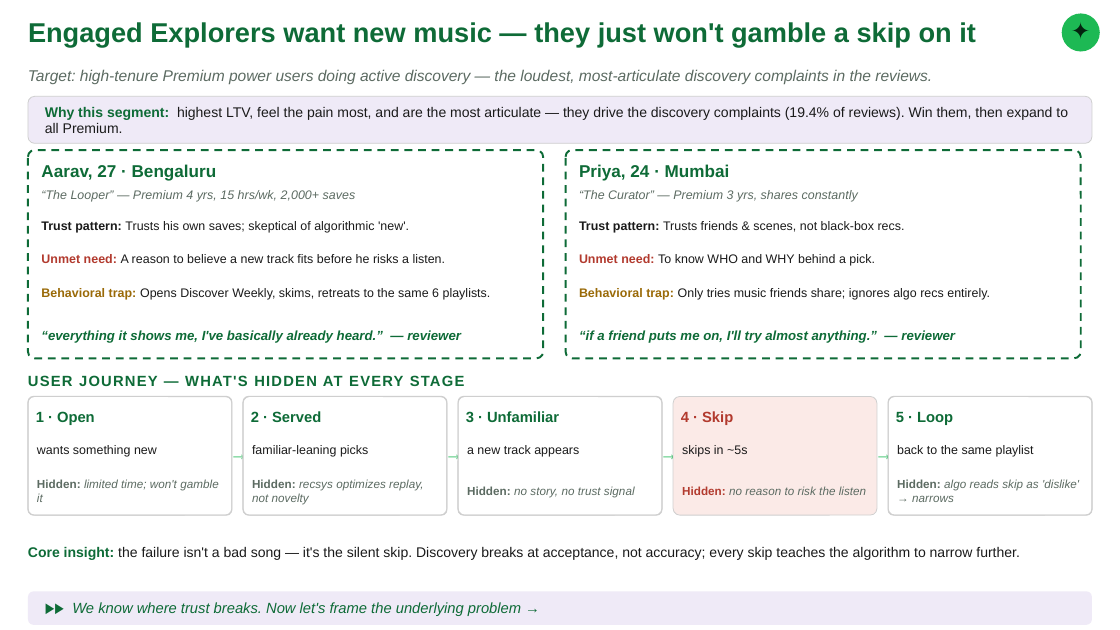
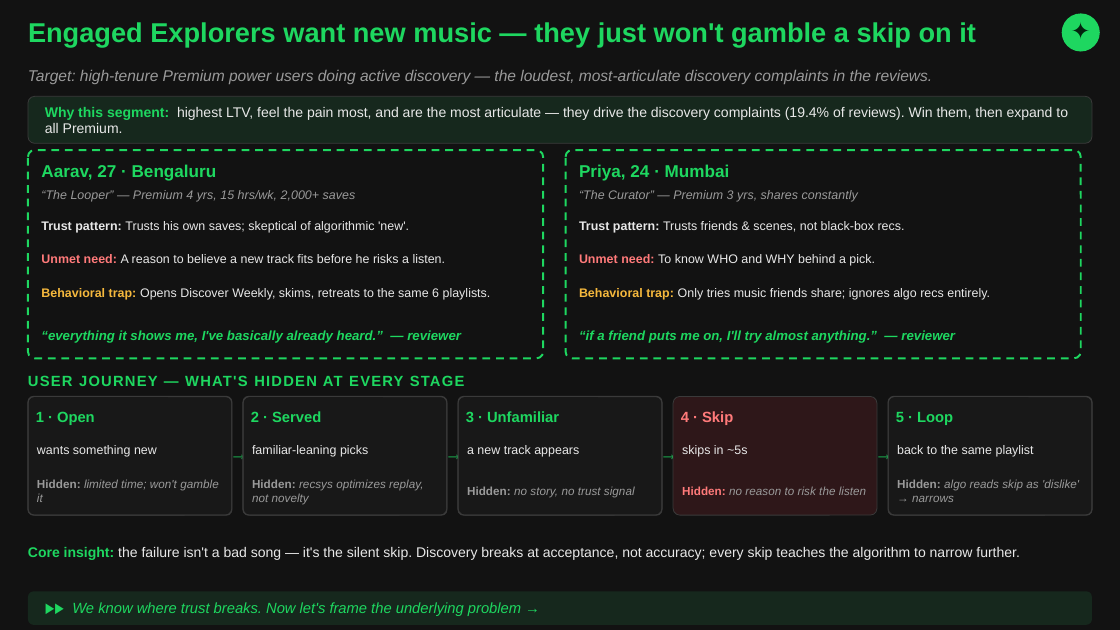
Before and after one commit to nityagupta25/spotify-discovery-engine, a slide deck: slide 3 of Off_Repeat_Deck_TopFellow.pptx. Drawn at 1120x630 pixels with LibreOffice and Linux fonts; fonts in the diff are those of the drawing. Boxes give left, top, right and bottom in pixels: in the first picture for what was removed or moved away, otherwise in the second. Text is boxed around its words. In the diff, an @@ line names an element or a change of style, - is before the commit and + after.

```diff
--- a/Off_Repeat_Deck_TopFellow.pptx
+++ b/Off_Repeat_Deck_TopFellow.pptx
@@ background #FFFFFF to #121212 @@
@@ ellipse at bbox=[1062, 13, 1100, 52]: fill #1DB954 to #1ED760 @@
@@ rounded rectangle at bbox=[28, 96, 1092, 143]: fill #EFEAF7 to #16281D; outline #CFCFCF 0.5 pt to #3A3A3A 0.5 pt @@
@@ text "Why this segment: highest LTV, ..." at bbox=[45, 107, 1068, 133]: text colour #0E6B37 to #1ED760 in "Why this segment:"; text colour #1A1A1A to #E8E8E8 in "highest LTV, feel the pain most, and ..." @@
@@ rounded rectangle at bbox=[28, 150, 543, 358]: fill #FFFFFF to #121212; outline #0E6B37 1.25 pt dashed to #1ED760 1.25 pt dashed @@
@@ rounded rectangle at bbox=[566, 150, 1081, 358]: fill #FFFFFF to #121212; outline #0E6B37 1.25 pt dashed to #1ED760 1.25 pt dashed @@
@@ text "Unmet need: A reason to ..." at bbox=[41, 254, 446, 263]: text colour #B23A2E to #FF7A7A in "Unmet need:"; text colour #1A1A1A to #E8E8E8 in "A reason to believe a new track ..." @@
@@ text "Unmet need: To know WHO ..." at bbox=[579, 254, 875, 266]: text colour #B23A2E to #FF7A7A in "Unmet need:"; text colour #1A1A1A to #E8E8E8 in "To know WHO and WHY behind a ..." @@
@@ text "Behavioral trap: Opens Discover Weekly, ..." at bbox=[41, 288, 491, 300]: text colour #9A6A08 to #F5B83D in "Behavioral trap:"; text colour #1A1A1A to #E8E8E8 in "Opens Discover Weekly, skims, retreats to the ..." @@
@@ text "Behavioral trap: Only tries music ..." at bbox=[579, 288, 990, 300]: text colour #9A6A08 to #F5B83D in "Behavioral trap:"; text colour #1A1A1A to #E8E8E8 in "Only tries music friends share; ignores algo ..." @@
@@ rounded rectangle at bbox=[673, 396, 877, 515]: fill #FBEAE7 to #2E1719; outline #CFCFCF 0.5 pt to #3A3A3A 0.5 pt @@
@@ text "4 · Skip" at bbox=[681, 411, 733, 425]: text colour #B23A2E to #FF7A7A @@
@@ fill #FFFFFF to #181818; outline #CFCFCF 0.5 pt to #3A3A3A 0.5 pt in 4 elements at bbox=[28, 396, 232, 515], bbox=[243, 396, 447, 515], bbox=[458, 396, 662, 515], bbox=[888, 396, 1092, 515] @@
@@ outline #CFCFCF 0.75 pt to #3A3A3A 0.75 pt in 4 elements at bbox=[28, 396, 232, 515], bbox=[243, 396, 447, 515], bbox=[458, 396, 662, 515], bbox=[888, 396, 1092, 515] @@
@@ text colour #1DB954 to #1ED760 in 4 elements at bbox=[230, 437, 245, 470], bbox=[445, 437, 460, 470], bbox=[660, 437, 675, 470], bbox=[875, 437, 890, 470] @@
@@ text colour #1A1A1A to #E8E8E8 in 7 elements at bbox=[41, 221, 409, 233], bbox=[579, 221, 905, 233], bbox=[37, 445, 157, 457], bbox=[252, 445, 368, 457], bbox=[467, 445, 579, 457], bbox=[682, 445, 747, 457], bbox=[897, 445, 1034, 457] @@
@@ text "Hidden: no reason to risk ..." at bbox=[682, 486, 866, 495]: text colour #B23A2E to #FF7A7A in "Hidden:"; text colour #5C6B62 to #9A9A9A in "no reason to risk the listen" @@
@@ text colour #5C6B62 to #9A9A9A in 7 elements at bbox=[28, 70, 932, 84], bbox=[41, 190, 356, 202], bbox=[579, 190, 858, 202], bbox=[37, 479, 218, 502], bbox=[252, 479, 423, 505], bbox=[467, 486, 635, 498], bbox=[897, 479, 1079, 502] @@
@@ text "Core insight: the failure isn't ..." at bbox=[28, 547, 1020, 560]: text colour #0E6B37 to #1ED760 in "Core insight:"; text colour #1A1A1A to #E8E8E8 @@
@@ rounded rectangle at bbox=[28, 591, 1092, 625]: fill #EFEAF7 to #16281D @@
@@ text colour #0E6B37 to #1ED760 in 11 elements at bbox=[28, 22, 976, 47], bbox=[41, 164, 217, 181], bbox=[41, 330, 461, 343], bbox=[579, 164, 730, 181], bbox=[579, 330, 955, 343], bbox=[28, 375, 465, 386], bbox=[36, 411, 95, 425], bbox=[251, 411, 321, 422], bbox=[466, 411, 559, 422], bbox=[896, 412, 953, 425], bbox=[72, 602, 521, 616] @@
```
Also in this commit, not shown: 9 other slides changed, 2 other files.
